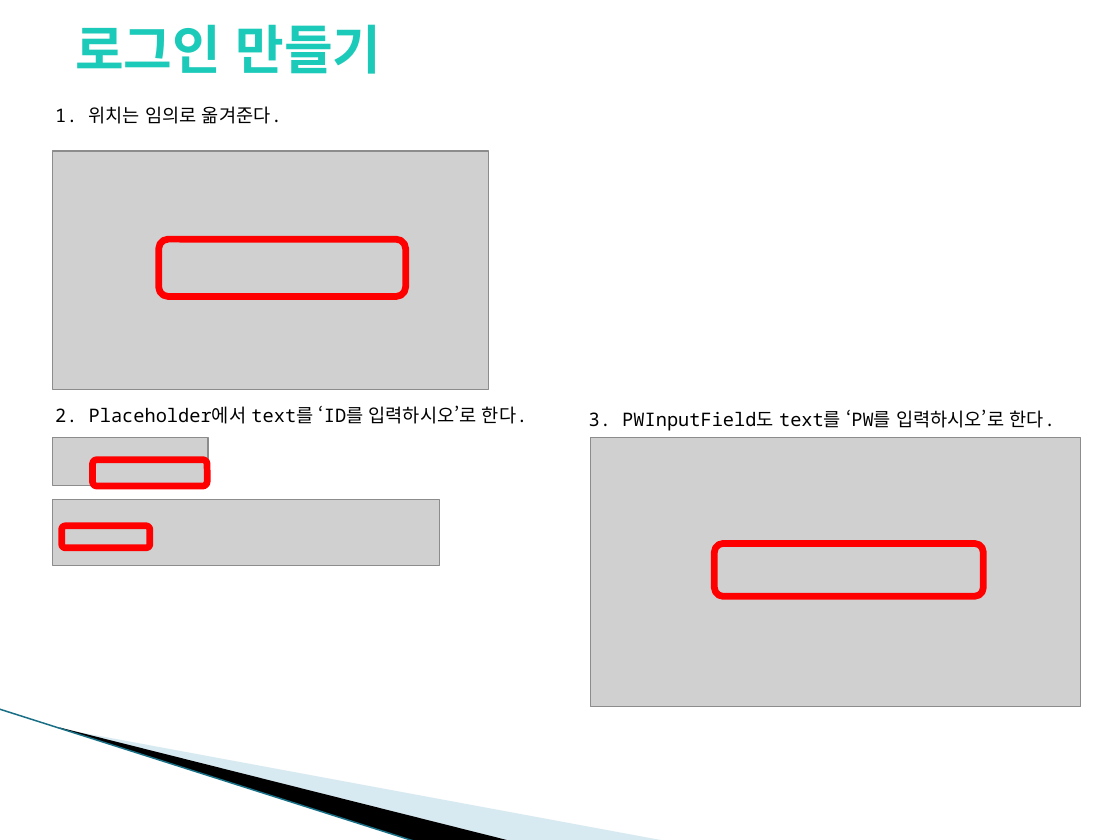
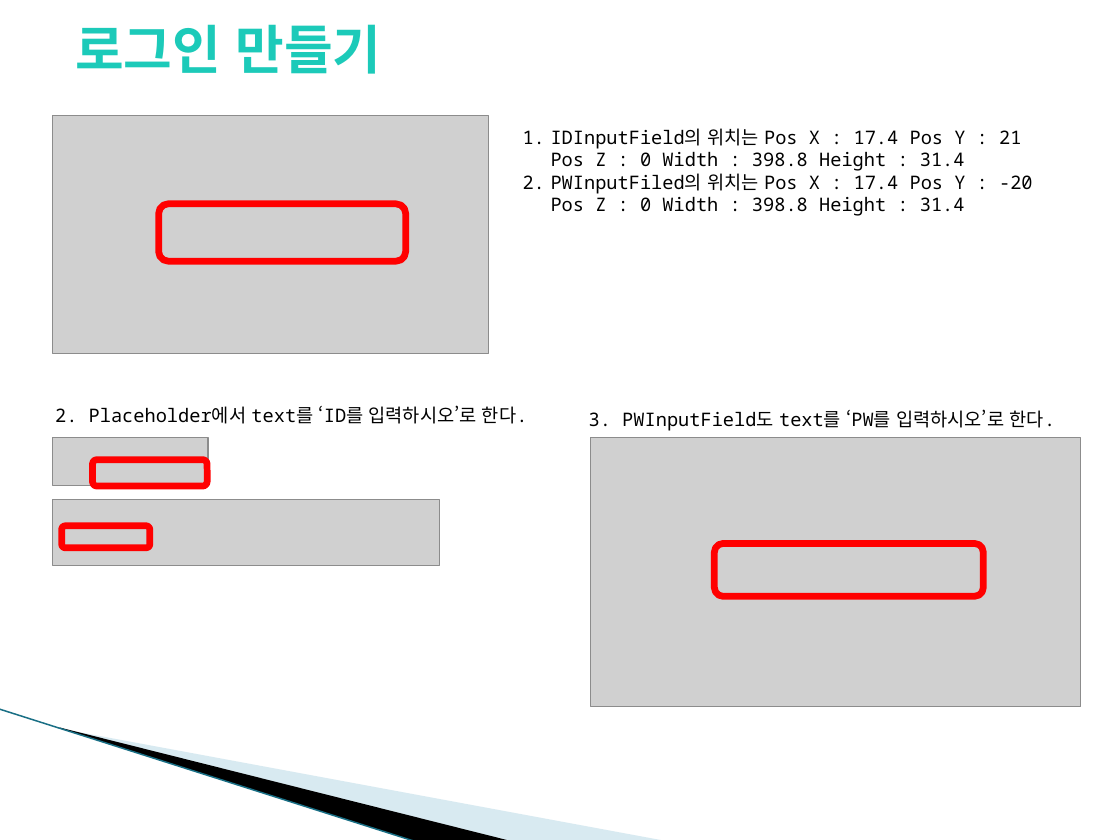
Before and after one commit to YounSJ/Unity_SQLite, a slide deck: slide 11 of Unity_SQLite.pptx (slide 9 before the commit). Drawn at 1120x840 pixels with LibreOffice and Linux fonts; fonts in the diff are those of the drawing; grey boxes stand for pictures; background and template pictures are left out. Boxes give left, top, right and bottom in pixels: in the first picture for what was removed or moved away, otherwise in the second. Text is boxed around its words. In the diff, an @@ line names an element or a change of style, - is before the commit and + after.

```diff
--- a/Unity_SQLite.pptx
+++ b/Unity_SQLite.pptx
@@ picture: place and size @@
-picture at (53,151,488,390)
+picture at (53,115,488,354)
@@ text at (551,128,1033,216): text changed @@
-1. 위치는 임의로 옮겨준다.
+1. IDInputField의 위치는 Pos X : 17.4 Pos Y : 21 Pos Z : 0 Width : 398.8 Height : 31.4
+2. PWInputFiled의 위치는 Pos X : 17.4 Pos Y : -20 Pos Z : 0 Width : 398.8 Height : 31.4
@@ rounded rectangle: place and size @@
-rounded rectangle at (159,240,405,297)
+rounded rectangle at (159,204,405,261)
```
Also in this commit, not shown: 9 other slides changed, 10 slides added, 1 other file.
